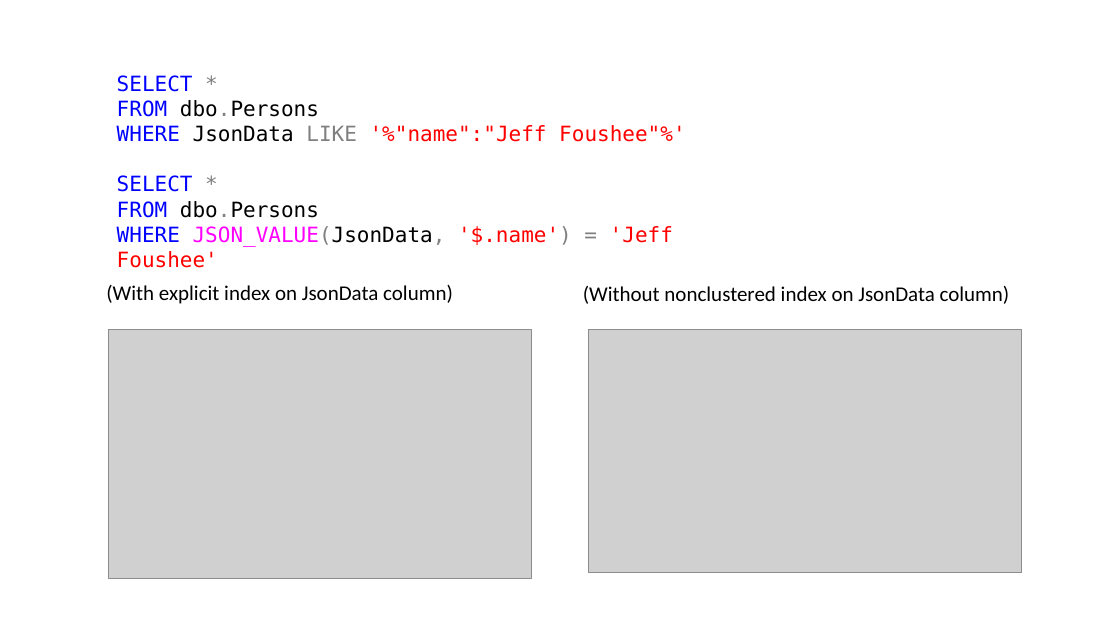
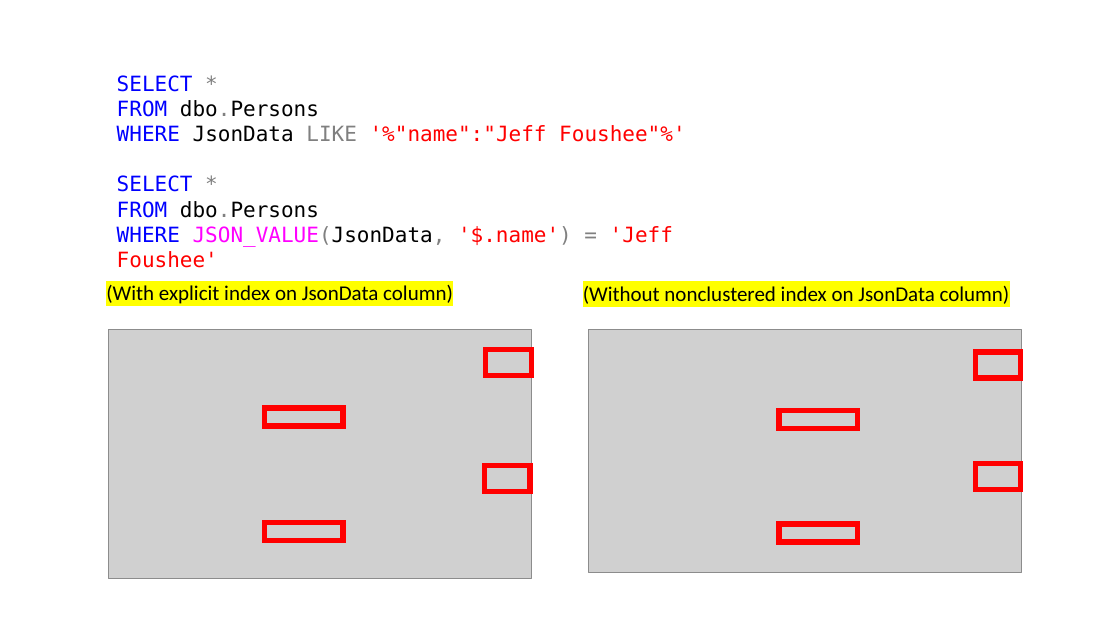
Before and after one commit to jbfoushee/MyPresentations, a slide deck: slide 71 of TSQL_JSON_Operators/TSQL_JSON_Operators.pptx. Drawn at 1120x630 pixels with LibreOffice and Linux fonts; fonts in the diff are those of the drawing; grey boxes stand for pictures. Boxes give left, top, right and bottom in pixels: in the first picture for what was removed or moved away, otherwise in the second. Text is boxed around its words. In the diff, an @@ line names an element or a change of style, - is before the commit and + after.

```diff
--- a/TSQL_JSON_Operators/TSQL_JSON_Operators.pptx
+++ b/TSQL_JSON_Operators/TSQL_JSON_Operators.pptx
@@ text "(With explicit index on JsonData ..." at [106,285,453,307]: highlight none to #FFFF00 @@
@@ text "(Without nonclustered index on JsonData ..." at [583,286,1010,304]: highlight none to #FFFF00 @@
@@ group added at [485,350,1021,492]: 4 rectangles @@
@@ group added at [265,408,858,543]: 4 rectangles @@
```
Also in this commit, not shown: 13 other slides changed, 3 slides added, 9 other files.
